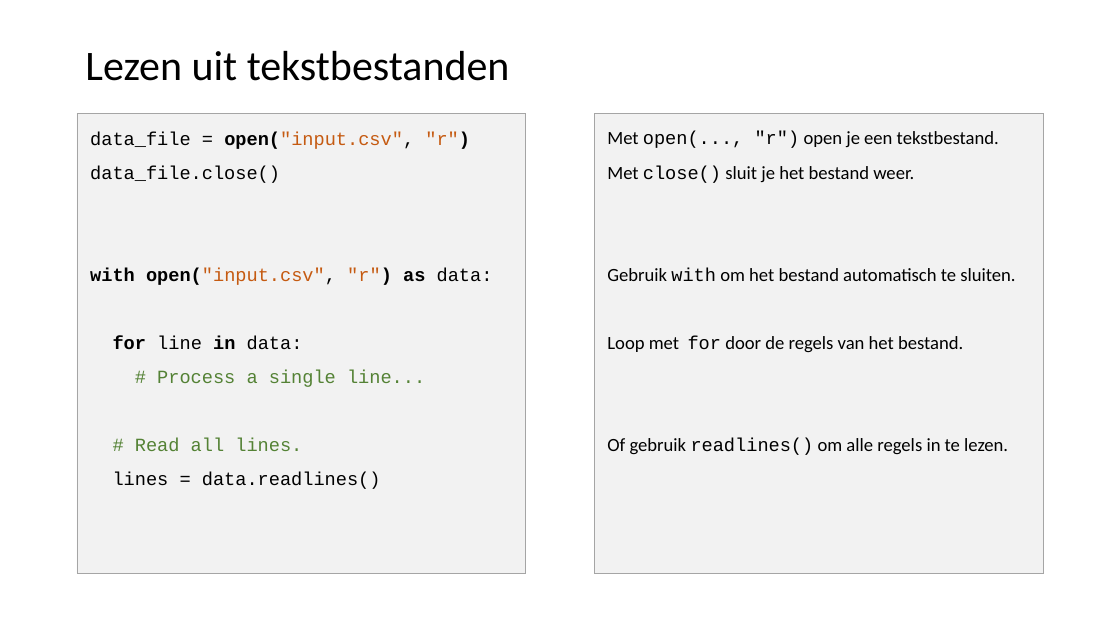
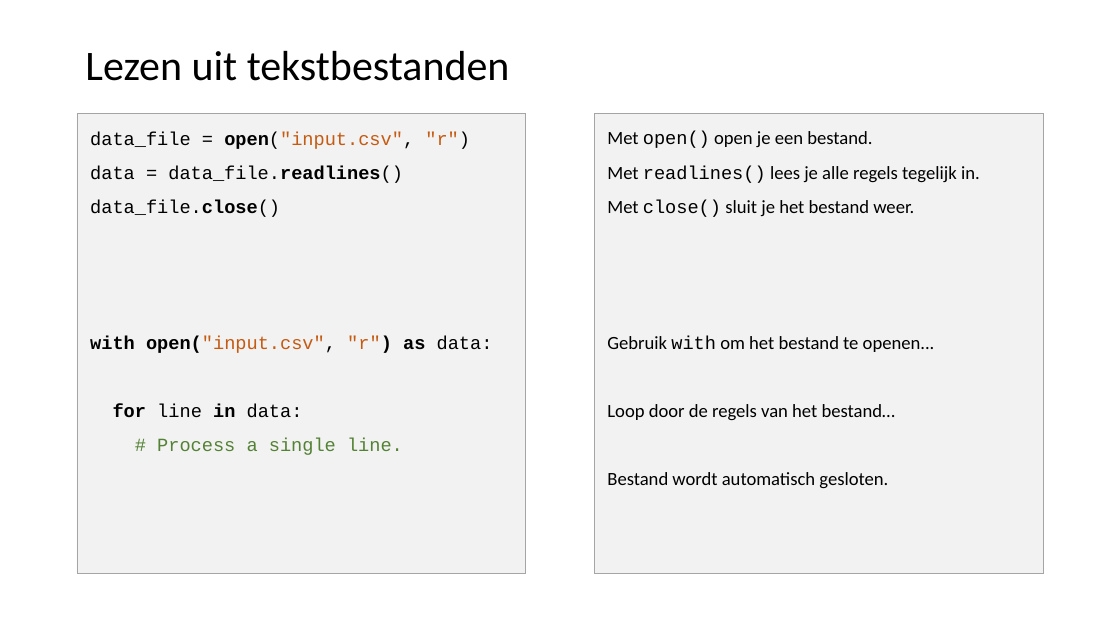
Before and after one commit to LFKoning/knowledge-sharing, a slide deck: slide 43 of python_course/1_basics_classes/python_cursus_1.pptx (slide 44 before the commit). Drawn at 1120x630 pixels with LibreOffice and Linux fonts; fonts in the diff are those of the drawing. Boxes give left, top, right and bottom in pixels: in the first picture for what was removed or moved away, otherwise in the second. Text is boxed around its words. In the diff, an @@ line names an element or a change of style, - is before the commit and + after.

```diff
--- a/python_course/1_basics_classes/python_cursus_1.pptx
+++ b/python_course/1_basics_classes/python_cursus_1.pptx
@@ text at [90, 131, 470, 217]: bold off in "open("input.csv", "r")"; bold on in "data_file.close()" @@
@@ text in rectangle at [607, 131, 980, 183]: text changed @@
-Met open(..., "r") open je een tekstbestand.
+Met open() open je een bestand.
+Met readlines() lees je alle regels tegelijk in.
@@ text at [90, 166, 403, 183]: paragraph added @@
+data = data_file.readlines()
@@ text in rectangle at [607, 336, 935, 489]: text changed @@
-Gebruik with om het bestand automatisch te sluiten.
-Loop met for door de regels van het bestand.
-Of gebruik readlines() om alle regels in te lezen.
+Gebruik with om het bestand te openen...
+Loop door de regels van het bestand…
+Bestand wordt automatisch gesloten.
@@ text at [157, 438, 403, 455]: text changed @@
-# Process a single line...
-# Read all lines.
-lines = data.readlines()
+# Process a single line.
```
Also in this commit, not shown: 24 other slides changed, 1 slide added, 2 slides removed, 5 other files.
